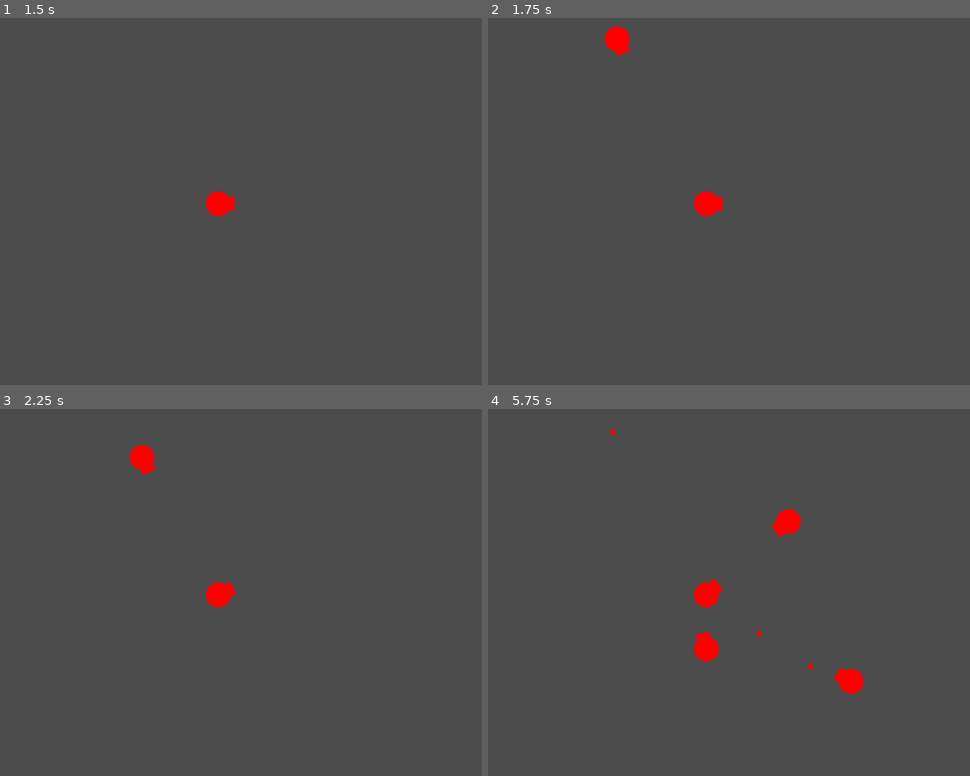
Above: before the commit, frames 1-4 (two rows, left to right).
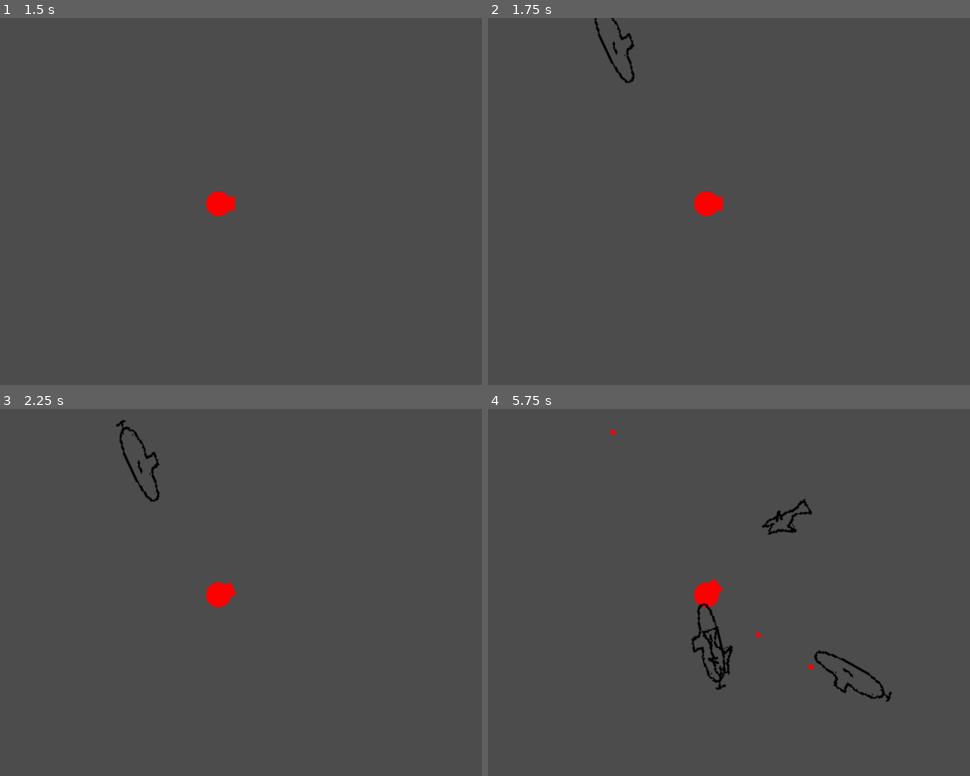
Above: after the commit, the same moments.

Repository: the-g-force/FamJam-March2021
Game: Godot game, scene res://src/SplashScreen.tscn
Two runs of this game, one before a commit and one after it. Both use one fixed random seed, a clock stepped at 60 frames per second and the inputs below.
Inputs (mouse positions are in pixels of both pictures, inside the frame that each line leads up to):
- Up to frame 1 (1.5 s): tap Enter at 0.5 s; move the mouse to (342, 183) at 0.52 s; click (342, 183) at 0.67 s; tap Space at 1.25 s; move the mouse to (81, 219) at 1.27 s; click (81, 219) at 1.42 s
- Up to frame 2 (1.75 s): no input
- Up to frame 3 (2.25 s): move the mouse to (134, 445) at 2.02 s; click (134, 445) at 2.17 s
- Up to frame 4 (5.75 s): move the mouse to (844, 687) at 2.77 s; click (844, 687) at 2.92 s; move the mouse to (883, 647) at 3.52 s; click (883, 647) at 3.67 s; move the mouse to (507, 537) at 4.27 s; click (507, 537) at 4.42 s; move the mouse to (825, 497) at 5.02 s; click (825, 497) at 5.17 s

Frame 1 is identical in both runs. In frame 2, 0.5% of the frame differs, in the area x 22-31%, y 0-18%; in frame 3, 0.6%; in frame 4, 1.8%, in the area x 42-84%, y 24-80%.
Error in both runs: Attempt to call function 'get_global_transform' in base 'previously freed instance' on a null instance. (res://src/Turret.gd:27)

Commit message:
Add enemy images and variable health

Diff:
--- a/project/src/Enemy.gd
+++ b/project/src/Enemy.gd
@@ -2,6 +2,9 @@
 extends Area2D
 
 signal selected
+
+const _TYPES := ["Sub"]
+const _MAX_HEALTH_BY_TYPE := {"Sub":3}
 
 export var _speed := 100
 export var _health := 1
@@ -9,11 +12,17 @@
 var _screensize := Vector2.ZERO
 var _screen_center := Vector2.ZERO
 var _direction
+var _type := ""
 
 onready var _sprite := $Sprite
 
 
 func _ready()->void:
+	var type_index := randi()%_TYPES.size()
+	_type = _TYPES[type_index]
+	var max_health_for_type:int = _MAX_HEALTH_BY_TYPE[_type]
+	_health = (randi()%max_health_for_type)+1
+	_sprite.play(_type+str(_health))
 	_screensize = get_viewport_rect().size
 	_screen_center = _screensize/2
 	_direction = _screen_center-get_global_transform().origin
@@ -41,3 +50,5 @@
 		_health -= 1
 		if _health <= 0:
 			queue_free()
+		else:
+			_sprite.play(_type+str(_health))
--- a/project/src/Enemy.tscn
+++ b/project/src/Enemy.tscn
@@ -1,19 +1,40 @@
-[gd_scene load_steps=4 format=2]
+[gd_scene load_steps=7 format=2]
 
-[ext_resource path="res://assets/Images/turret.png" type="Texture" id=1]
+[ext_resource path="res://assets/Images/sub3.png" type="Texture" id=1]
 [ext_resource path="res://src/Enemy.gd" type="Script" id=2]
+[ext_resource path="res://assets/Images/sub1.png" type="Texture" id=3]
+[ext_resource path="res://assets/Images/sub2.png" type="Texture" id=4]
 
-[sub_resource type="CircleShape2D" id=1]
+[sub_resource type="SpriteFrames" id=1]
+animations = [ {
+"frames": [ ExtResource( 3 ) ],
+"loop": true,
+"name": "Sub3",
+"speed": 5.0
+}, {
+"frames": [ ExtResource( 1 ) ],
+"loop": true,
+"name": "Sub1",
+"speed": 5.0
+}, {
+"frames": [ ExtResource( 4 ) ],
+"loop": true,
+"name": "Sub2",
+"speed": 5.0
+} ]
+
+[sub_resource type="CircleShape2D" id=2]
 radius = 25.02
 
 [node name="Enemy" type="Area2D"]
 script = ExtResource( 2 )
 
-[node name="Sprite" type="Sprite" parent="."]
-texture = ExtResource( 1 )
+[node name="Sprite" type="AnimatedSprite" parent="."]
+frames = SubResource( 1 )
+animation = "Sub1"
 
 [node name="CollisionShape2D" type="CollisionShape2D" parent="."]
-shape = SubResource( 1 )
+shape = SubResource( 2 )
 
 [node name="VisibilityNotifier2D" type="VisibilityNotifier2D" parent="."]
 [connection signal="body_entered" from="." to="." method="_on_Enemy_body_entered"]
